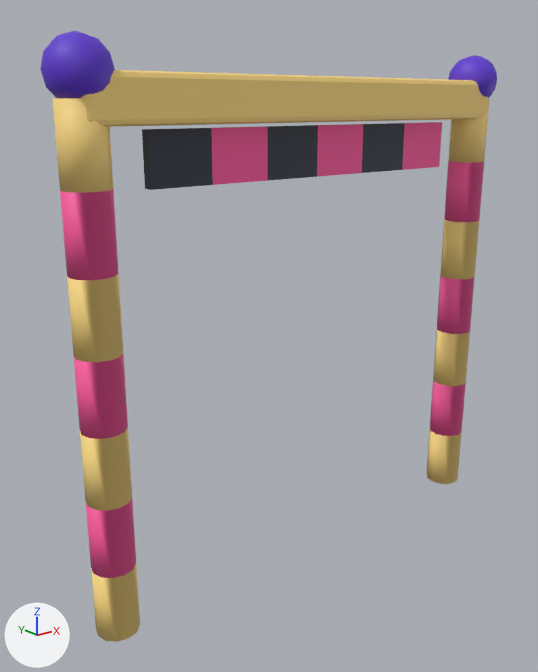
The FBX model pet-race-league/models/fbx/SpeedGate.fbx: old version first, new version second.
Both versions are drawn from a camera (50 mm lens) standing at (-14.6, -16.2, 13.9) and looking at (-1.1, 0.7, 7.2). Lighting does not change. The marker at lower left points along +X, +Y and +Z. The older version comes first. Vertices at exactly the same position are counted once.

The older version as bpy lines, for what is in view:
```python
me_speedgate = bpy.data.meshes.new('SpeedGate')
me_speedgate.from_pydata(...)  # 528 vertices, 475 faces; spans x -7.8..7.8, y -0.8..0.8, z 0.0..15.4
me_speedgate.materials.append(mat_palette)  # picture img_palette_png
ob_speedgate = bpy.data.objects.new('SpeedGate', me_speedgate)
ob_speedgate.location = (0.0, 0.0, 0.0)
```
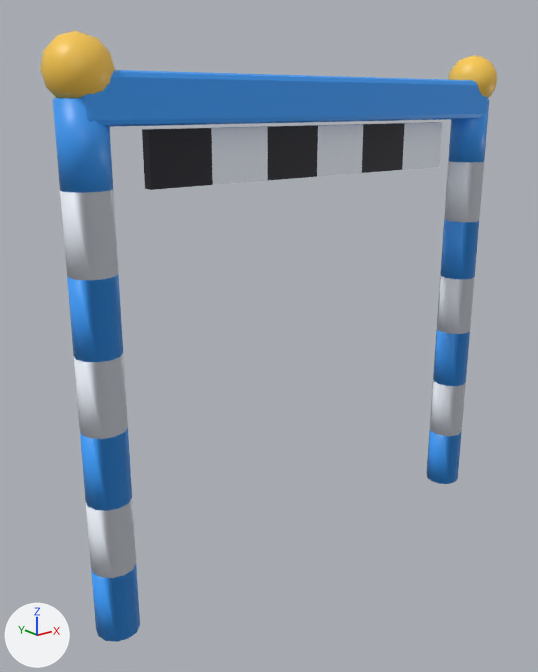
Pixel boxes (x1, y1, x2, y2) of what changed, in the pictures (538 x 672 px):
part 1 of me_speedgate, surface changed: (40, 31, 497, 642) in both

What changed in the scene script:
```text
Change me_speedgate:
    where me_speedgate.from_pydata(...)  # 528 vertices, 475 faces; spans x -7.8..7.8, y -0.8..0.8, z 0.0..15.4
    used by ob_speedgate; location = (0.0, 0.0, 0.0)
    me_speedgate part 1: 475 kept faces spanning x -7.8..7.8, y -0.8..0.8, z 0.0..15.4 get new texture (UV) coordinates
```
